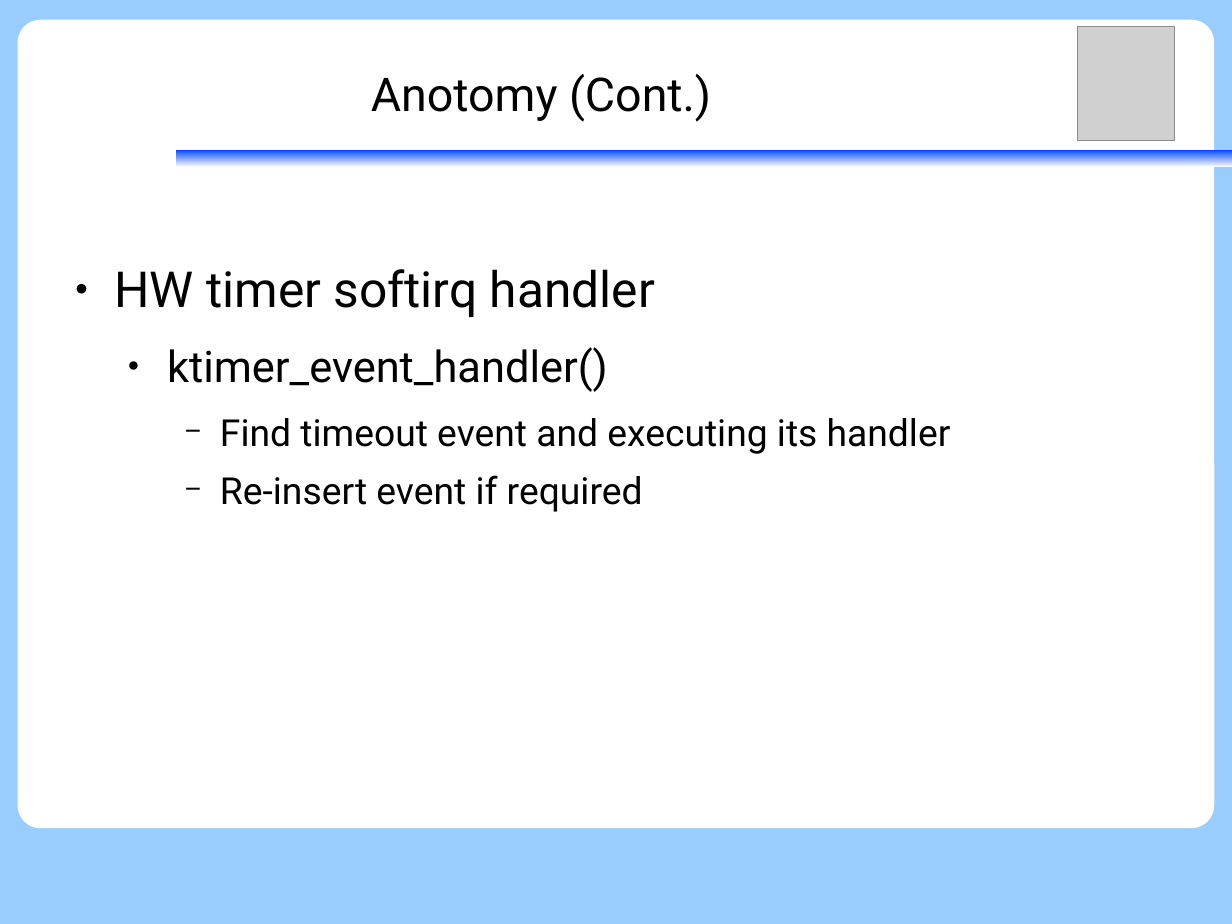
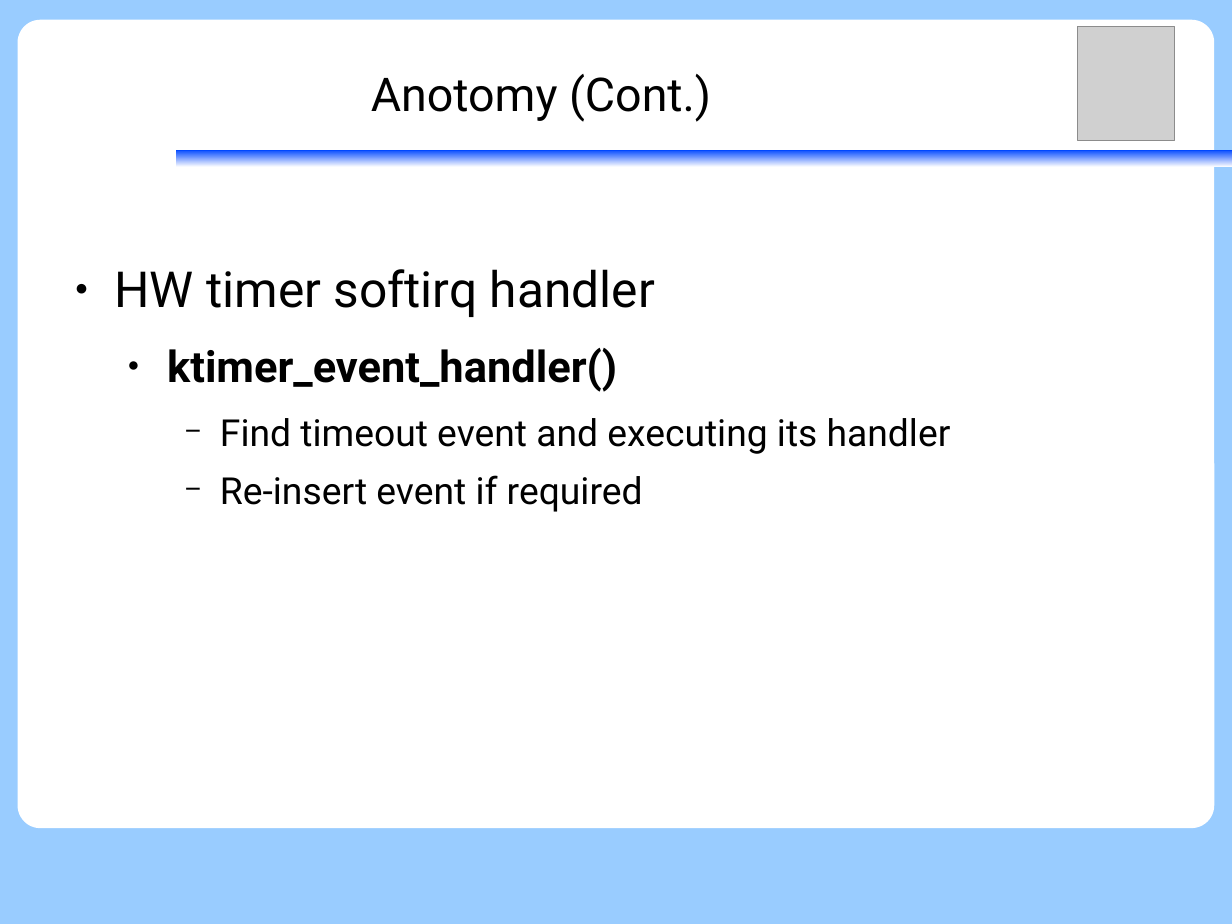
Before and after one commit to vh21/documents, a slide deck: slide 23 of ukernel/2014-01-09-f9kernel-ktimer.odp (slide 19 before the commit). Drawn at 1232x924 pixels with LibreOffice and Linux fonts; fonts in the diff are those of the drawing; grey boxes stand for pictures. Boxes give left, top, right and bottom in pixels: in the first picture for what was removed or moved away, otherwise in the second. Text is boxed around its words. In the diff, an @@ line names an element or a change of style, - is before the commit and + after.

Commit message:
ukernel: update F9 Microkernel ktimer
1. Add copyright
2. Add more diagram to HW Timer functionality
3. Refine words

```diff
--- a/ukernel/2014-01-09-f9kernel-ktimer.odp
+++ b/ukernel/2014-01-09-f9kernel-ktimer.odp
@@ text at [167,348,617,392]: bold on in "ktimer_event_handler()" @@
```
Also in this commit, not shown: 10 other slides changed, 4 slides added.
